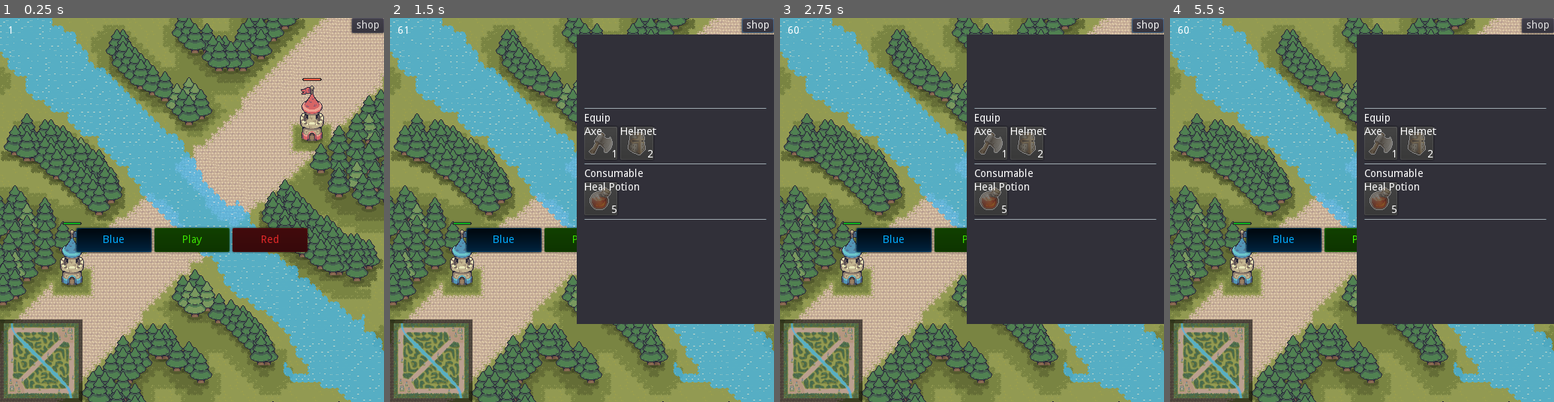
Above: before the commit, frames 1-4 (left to right).
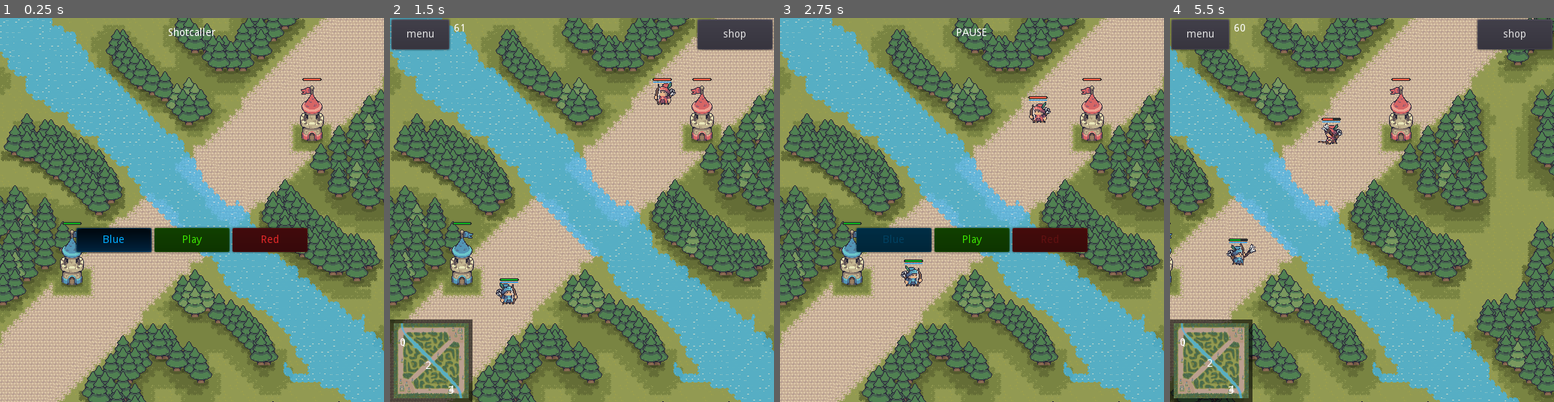
Above: after the commit, the same moments.

Repository: spicylobstergames/shotcaller-godot
Game: Godot game, scene res://TestScene.tscn
The game is run twice, just before and just after one commit, with the same random seed, the same clock (stepped at 60 frames per second) and the same inputs.
Inputs (mouse positions are in pixels of both pictures, inside the frame that each line leads up to):
- Up to frame 1 (0.25 s): no input
- Up to frame 2 (1.5 s): click (758, 25) at 0.5 s, where only the run before the commit has a clickable "shop"; click "Play" at 1.25 s
- Up to frame 3 (2.75 s): click (810, 33) at 2 s, where only the run after the commit has a clickable "menu"
- Up to frame 4 (5.5 s): click "Play" at 2.75 s; click (1285, 240) at 3.5 s, where only the run before the commit has a clickable "Blue"; click (1438, 240) at 4.25 s, where only the run before the commit has a clickable "Red"; tap Enter at 5 s; move the mouse to (1446, 190) at 5.02 s; hold Right from 5.03 s (still down); hold Right mouse button (give_target) from 5.03 s (still down); click (1446, 190) at 5.17 s

The runs differ from the first frame. In frame 1, 4.7% of the frame differs, in the area x 0-100%, y 0-100%; in frame 2, 40%; in frame 3, 42%; in frame 4, 87%.

Commit message:
menu bt, pause, shop to GUI, name in statsWindow

Diff:
--- a/Prototype/Autoloads/Leaders.gd
+++ b/Prototype/Autoloads/Leaders.gd
@@ -45,7 +45,7 @@
 			spawn_point.y += randf() - 0.5
 			var battlefield = parent_node.get_node("BattleField")
 			Units.call("spawn_one", team, leader_group, battlefield, spawn_point)
-			parent_node.get_node("Menu/LeadersInventories").add_inventory(leader)
-			parent_node.get_node("Menu/Shop").add_delivery(leader)
+			parent_node.get_node("GUI/Shop/LeadersInventories").add_inventory(leader)
+			parent_node.get_node("GUI/Shop/ShopWindow").add_delivery(leader)
 
 	self.emit_signal("leaders_spawned")
--- a/Prototype/Character/Child/Creep/MeleeCreep/MeleeCreep.tscn
+++ b/Prototype/Character/Child/Creep/MeleeCreep/MeleeCreep.tscn
@@ -926,6 +926,22 @@
 "values": [ Color( 1, 1, 1, 1 ) ]
 }
 
+[sub_resource type="AtlasTexture" id=15]
+atlas = ExtResource( 3 )
+region = Rect2( 0, 0, 24, 24 )
+
+[sub_resource type="AtlasTexture" id=24]
+atlas = ExtResource( 4 )
+region = Rect2( 0, 0, 24, 24 )
+
+[sub_resource type="AtlasTexture" id=38]
+atlas = ExtResource( 3 )
+region = Rect2( 48, 0, 24, 24 )
+
+[sub_resource type="AtlasTexture" id=26]
+atlas = ExtResource( 4 )
+region = Rect2( 48, 0, 24, 24 )
+
 [sub_resource type="AtlasTexture" id=16]
 atlas = ExtResource( 3 )
 region = Rect2( 72, 0, 24, 24 )
@@ -934,29 +950,8 @@
 atlas = ExtResource( 4 )
 region = Rect2( 72, 0, 24, 24 )
 
-[sub_resource type="AtlasTexture" id=15]
-atlas = ExtResource( 3 )
-region = Rect2( 0, 0, 24, 24 )
-
-[sub_resource type="AtlasTexture" id=24]
-atlas = ExtResource( 4 )
-region = Rect2( 0, 0, 24, 24 )
-
-[sub_resource type="AtlasTexture" id=38]
-atlas = ExtResource( 3 )
-region = Rect2( 48, 0, 24, 24 )
-
-[sub_resource type="AtlasTexture" id=26]
-atlas = ExtResource( 4 )
-region = Rect2( 48, 0, 24, 24 )
-
 [sub_resource type="SpriteFrames" id=18]
 animations = [ {
-"frames": [ SubResource( 16 ), SubResource( 25 ) ],
-"loop": false,
-"name": "Walk",
-"speed": 5.0
-}, {
 "frames": [ SubResource( 15 ), SubResource( 24 ) ],
 "loop": false,
 "name": "Attack",
@@ -966,6 +961,11 @@
 "loop": false,
 "name": "Idle",
 "speed": 5.0
+}, {
+"frames": [ SubResource( 16 ), SubResource( 25 ) ],
+"loop": false,
+"name": "Walk",
+"speed": 5.0
 } ]
 
 [sub_resource type="AtlasTexture" id=28]
--- a/Prototype/GUI/Minimap/Minimap.gd
+++ b/Prototype/GUI/Minimap/Minimap.gd
@@ -11,7 +11,7 @@
 		var leader = Leaders.current_leaders[i]
 		var number = Label.new()
 		number.text = str(i)
-		number.set_global_position(leader.global_position/20)
+		if is_instance_valid(leader): number.set_global_position(leader.global_position/20)
 		$ViewportContainer/Viewport.add_child(number)
 		_numbers.append(number)
 
@@ -21,5 +21,5 @@
 			var leader = Leaders.current_leaders[i]
 			var number = _numbers[i]
 			if is_instance_valid(leader):
-				number.set_global_position(leader.global_position/20)
+				number.set_global_position((leader.global_position/17) - Vector2(5,10))
 			else: number.hide()
--- a/Prototype/GUI/Minimap/Minimap.tscn
+++ b/Prototype/GUI/Minimap/Minimap.tscn
@@ -4,6 +4,7 @@
 [ext_resource path="res://GUI/Minimap/Minimap.gd" type="Script" id=2]
 
 [node name="Minimap" type="Node2D"]
+position = Vector2( -5, -5 )
 script = ExtResource( 2 )
 
 [node name="Polygon2D" type="Polygon2D" parent="."]
--- a/Prototype/GUI/Play.gd
+++ b/Prototype/GUI/Play.gd
@@ -1,6 +1,7 @@
 extends Button
 
 func _on_Play_pressed() -> void:
-	if not Game.is_playing:
-		Game.emit_signal("playing")
-		disabled = true
+	Game.emit_signal("playing")
+	get_node("../BlueButton").disabled = true
+	get_node("../RedButton").disabled = true
+	#disabled = true
--- a/Prototype/GUI/StatsWindow/StatsWindow.gd
+++ b/Prototype/GUI/StatsWindow/StatsWindow.gd
@@ -4,7 +4,9 @@
 func update_window(unit):
 	if unit:
 		show()
-		var dmg = unit.get_node("Attributes").stats.damage
+		var name = unit.name
+		get_node("NameLabel").text = name
+		var dmg = unit.get_node("Attributes").primary.unit_type
 		get_node("DamageValue").text = str(dmg)
 		var ats = unit.get_node("Attributes").stats.attack_speed
 		get_node("AttackSpeedValue").text = str(ats)
@@ -32,7 +34,3 @@
 			get_node("Portrait/AnimatedSprite").scale.x *= -1
 	else:
 		hide()
-		get_node("DamageValue").text = "0"
-		get_node("AttackSpeedValue").text = "0"
-		get_node("MoveSpeedValue").text = "0"
-		get_node("RangeValue").text = "0"
--- a/Prototype/GUI/StatsWindow/StatsWindow.tscn
+++ b/Prototype/GUI/StatsWindow/StatsWindow.tscn
@@ -14,14 +14,23 @@
 script = ExtResource( 1 )
 
 [node name="Polygon2D" type="Polygon2D" parent="."]
-position = Vector2( -127, -9 )
-scale = Vector2( 2.53, 1 )
+position = Vector2( -93, -8 )
+scale = Vector2( 2.23, 1 )
 color = Color( 0, 0, 0, 0.443137 )
 polygon = PoolVector2Array( 0, 0, 100, 0, 100, 100, 0, 100 )
 
+[node name="NameLabel" type="Label" parent="."]
+margin_right = 119.0
+margin_bottom = 14.0
+text = "Name"
+__meta__ = {
+"_edit_use_anchors_": false
+}
+
 [node name="DamageLabel" type="Label" parent="."]
-margin_right = 40.0
-margin_bottom = 14.0
+margin_top = 18.0
+margin_right = 60.0
+margin_bottom = 32.0
 text = "Damage: "
 __meta__ = {
 "_edit_use_anchors_": false
@@ -29,17 +38,18 @@
 
 [node name="DamageValue" type="Label" parent="."]
 margin_left = 61.0
+margin_top = 18.0
 margin_right = 121.0
-margin_bottom = 14.0
+margin_bottom = 32.0
 text = "0"
 __meta__ = {
 "_edit_use_anchors_": false
 }
 
 [node name="AttackSpeedLabel" type="Label" parent="."]
-margin_top = 23.0
-margin_right = 48.0
-margin_bottom = 37.0
+margin_top = 36.0
+margin_right = 91.0
+margin_bottom = 50.0
 text = "Attack Speed: "
 __meta__ = {
 "_edit_use_anchors_": false
@@ -47,18 +57,18 @@
 
 [node name="AttackSpeedValue" type="Label" parent="."]
 margin_left = 92.0
-margin_top = 23.0
+margin_top = 36.0
 margin_right = 152.0
-margin_bottom = 37.0
+margin_bottom = 50.0
 text = "0"
 __meta__ = {
 "_edit_use_anchors_": false
 }
 
 [node name="RangeLabel" type="Label" parent="."]
-margin_top = 47.0
+margin_top = 54.0
 margin_right = 48.0
-margin_bottom = 61.0
+margin_bottom = 68.0
 text = "Range: "
 __meta__ = {
 "_edit_use_anchors_": false
@@ -66,18 +76,18 @@
 
 [node name="RangeValue" type="Label" parent="."]
 margin_left = 49.0
-margin_top = 47.0
+margin_top = 54.0
 margin_right = 109.0
-margin_bottom = 61.0
+margin_bottom = 68.0
 text = "0"
 __meta__ = {
 "_edit_use_anchors_": false
 }
 
 [node name="MoveSpeedLabel" type="Label" parent="."]
-margin_top = 70.0
+margin_top = 72.0
 margin_right = 86.0
-margin_bottom = 84.0
+margin_bottom = 86.0
 text = "Move Speed: "
 __meta__ = {
 "_edit_use_anchors_": false
@@ -85,17 +95,17 @@
 
 [node name="MoveSpeedValue" type="Label" parent="."]
 margin_left = 88.0
-margin_top = 70.0
+margin_top = 72.0
 margin_right = 148.0
-margin_bottom = 84.0
+margin_bottom = 86.0
 text = "0"
 __meta__ = {
 "_edit_use_anchors_": false
 }
 
 [node name="Portrait" type="Control" parent="."]
-margin_left = -101.0
-margin_right = -24.0
+margin_left = -84.0
+margin_right = -7.0
 margin_bottom = 79.0
 rect_clip_content = true
 __meta__ = {
--- a/Prototype/Items/Inventory/InventoryItemButton.gd
+++ b/Prototype/Items/Inventory/InventoryItemButton.gd
@@ -37,12 +37,12 @@
 
 func _item_button_down():
 	var leader = Leaders.selected_leader
-
+	print('ibd')
 	for key in _item_button.item.attributes.keys():
 		leader.attributes.stats[key] += _item_button.item.attributes[key]
 
-	get_node("/root/TestScene/Menu/LeadersInventories").remove_item(leader, index)
+	get_node("/root/TestScene/GUI/LeadersInventories").remove_item(leader, index)
 
 
 func _sell_button_down():
-	get_node("/root/TestScene/Menu/Shop").sell(index)
+	get_node("/root/TestScene/GUI/Shop/ShopWindow").sell(index)
--- a/Prototype/Items/Inventory/LeadersInventories.gd
+++ b/Prototype/Items/Inventory/LeadersInventories.gd
@@ -8,9 +8,9 @@
 var _inventory_preload = preload("res://Items/Inventory/Inventory.tscn")
 var _inventory_item_button_preload = preload("res://Items/Inventory/InventoryItemButton.tscn")
 
-onready var _shop = get_node("../Shop")
-onready var _gold_label = get_node("../VBoxContainer/GoldLabel")
-
+onready var _shop = get_node("../ShopWindow")
+onready var _gold_control = get_node("../GoldControl")
+onready var _gold_label = _gold_control.get_node("GoldLabel")
 
 func _ready():
 	hide()
@@ -82,11 +82,11 @@
 func _process(delta):
 	if Leaders.selected_leader == null:
 		hide()
-		_gold_label.hide()
+		_gold_control.hide()
 		return
 
 	show()
-	_gold_label.show()
+	_gold_control.show()
 
 	var leader_inventory = inventories[Leaders.selected_leader.name]
 
--- a/Prototype/Items/Shop/Shop.gd
+++ b/Prototype/Items/Shop/Shop.gd
@@ -14,11 +14,11 @@
 func _ready():
 	hide()
 	# Test items
-	add_item(Item.new().build("Axe", load("res://Assets/Items/Axe.png"), "Add 5 damage to the leader's attack", 1, Item.ItemType.EQUIP, {}), _equip_items)
-	add_item(Item.new().build("Helmet", load("res://Assets/Items/Helm.png"), "Add 5 defense points to leader stats", 2, Item.ItemType.EQUIP, {"max_health": 10000}), _equip_items)
+	add_item(Item.new().build("Axe", load("res://Assets/Items/Axe.png"), "Add 5 damage to the leader's attack", 10, Item.ItemType.EQUIP, {"damage": 5}), _equip_items)
+	add_item(Item.new().build("Helmet", load("res://Assets/Items/Helm.png"), "Add 5 defense points to leader stats", 25, Item.ItemType.EQUIP, {"max_health": 10000}), _equip_items)
 	add_item(Item.new().build("Heal Potion", load("res://Assets/Items/Red Potion 3.png"), "Restore 50 HP", 5, Item.ItemType.CONSUMABLE, {"health": 100}), _consumable_items)
 
-	get_node("../VBoxContainer/ShopButton").connect("button_down", self, "_shop_button_down")
+	get_node("/root/TestScene/GUI/Shop/ShopButton").connect("button_down", self, "_shop_button_down")
 
 
 func add_delivery(leader):
--- a/Prototype/Items/Shop/ShopItemButton.gd
+++ b/Prototype/Items/Shop/ShopItemButton.gd
@@ -4,7 +4,7 @@
 onready var _item_button = $ItemButton
 onready var _name_label = _item_button.get_node("Name")
 onready var _price_label = _item_button.get_node("Price")
-onready var _shop = get_node("/root/TestScene/Menu/Shop")
+onready var _shop = get_node("/root/TestScene/GUI/Shop/ShopWindow")
 
 
 func setup(item):
--- a/Prototype/TestScene.gd
+++ b/Prototype/TestScene.gd
@@ -1,26 +1,72 @@
 extends Node2D
+
+var _game_start:bool = true
+
+var _stats_state:bool
+
 
 func _ready() -> void:
 	Game.connect("playing", self, "_on_Game_playing")
 
 
 func _process(delta: float) -> void:
-	$Menu/FPS.set_text((str(Engine.get_frames_per_second())))
+	$GUI/FPS.set_text((str(Engine.get_frames_per_second())))
 
 
 func _on_Game_playing() -> void:
 	if not Game.is_playing:
 
-		$Menu/HBoxContainer.hide()
+		_show_GUI()
+		_hide_Menu()
 
-		Units.call_deferred("try_spawn_creep_wave", $BattleField)
-		$CreepRespawnTimer.start(Game.creep_respawn_time)
+		if _game_start:
 
-		Leaders.call_deferred("spawn_leaders", self)
+			Units.call_deferred("try_spawn_creep_wave", $BattleField)
+			$CreepRespawnTimer.start(Game.creep_respawn_time)
+
+			Leaders.call_deferred("spawn_leaders", self)
+
+			_game_start = false
 
 		Game.is_playing = true
+		get_tree().paused = false
+
 
 
 func _on_CreepRespawnTimer_timeout() -> void:
 	Units.call_deferred("try_spawn_creep_wave", $BattleField)
 	#print("Spawn Creep")
+
+
+func _on_MenuButton_pressed():
+	_hide_GUI()
+	$Menu/Label.text = 'PAUSE'
+	_show_Menu()
+	Game.is_playing = false
+	get_tree().paused = true
+
+
+func _hide_GUI():
+	$GUI/FPS.hide()
+	_stats_state = $GUI/StatsWindow.visible
+	$GUI/StatsWindow.hide()
+	$GUI/Minimap.hide()
+	$GUI/Shop.hide()
+	$GUI/MenuButton.hide()
+
+func _show_GUI():
+	$GUI/FPS.show()
+	$GUI/StatsWindow.visible = _stats_state
+	$GUI/Minimap.show()
+	$GUI/Shop.show()
+	$GUI/MenuButton.show()
+
+
+
+func _hide_Menu():
+	$Menu/HBoxContainer.hide()
+	$Menu/Label.hide()
+
+func _show_Menu():
+	$Menu/HBoxContainer.show()
+	$Menu/Label.show()
--- a/Prototype/TestScene.tscn
+++ b/Prototype/TestScene.tscn
@@ -47,10 +47,12 @@
 text = "Blue"
 
 [node name="Play" parent="Menu/HBoxContainer" instance=ExtResource( 9 )]
+pause_mode = 2
 modulate = Color( 0.258824, 1, 0, 1 )
 margin_left = 206.0
 margin_right = 306.0
 margin_bottom = 32.0
+toggle_mode = false
 group = SubResource( 3 )
 text = "Play"
 
@@ -63,26 +65,16 @@
 group = SubResource( 2 )
 team = 3
 
-[node name="FPS" type="Label" parent="Menu"]
-margin_left = 10.0
-margin_top = 10.0
-margin_right = 68.0
-margin_bottom = 36.0
-__meta__ = {
-"_edit_use_anchors_": false
-}
-
 [node name="Label" type="Label" parent="Menu"]
-visible = false
 anchor_top = 0.5
 anchor_right = 1.0
 anchor_bottom = 0.5
-margin_left = 113.0
-margin_top = -246.0
-margin_right = -113.0
-margin_bottom = -232.0
-size_flags_horizontal = 3
-text = "18 seconds for creep respawn"
+margin_left = 205.0
+margin_top = -243.0
+margin_right = -206.0
+margin_bottom = -229.0
+size_flags_horizontal = 3
+text = "Shotcaller"
 align = 1
 __meta__ = {
 "_edit_use_anchors_": false
@@ -94,20 +86,49 @@
 margin_right = -104.0
 margin_bottom = -262.0
 
-[node name="Shop" type="Panel" parent="Menu"]
+[node name="GUI" type="CanvasLayer" parent="."]
+
+[node name="FPS" type="Label" parent="GUI"]
+visible = false
+margin_left = 85.0
+margin_top = 7.0
+margin_right = 143.0
+margin_bottom = 33.0
+__meta__ = {
+"_edit_use_anchors_": false
+}
+
+[node name="StatsWindow" parent="GUI" instance=ExtResource( 10 )]
+visible = false
+position = Vector2( 203, 421 )
+
+[node name="Minimap" parent="GUI" instance=ExtResource( 11 )]
+visible = false
+position = Vector2( 0, 402 )
+
+[node name="Shop" type="Control" parent="GUI"]
+visible = false
+margin_right = 40.0
+margin_bottom = 40.0
+__meta__ = {
+"_edit_use_anchors_": false
+}
+
+[node name="ShopWindow" type="Panel" parent="GUI/Shop"]
 visible = false
 anchor_right = 1.0
 anchor_bottom = 1.0
 margin_left = 249.0
-margin_top = 22.0
-margin_bottom = -104.0
+margin_top = 43.0
+margin_right = 470.0
+margin_bottom = 371.0
 custom_styles/panel = SubResource( 4 )
 script = ExtResource( 7 )
 __meta__ = {
 "_edit_use_anchors_": false
 }
 
-[node name="ScrollContainer" type="ScrollContainer" parent="Menu/Shop"]
+[node name="ScrollContainer" type="ScrollContainer" parent="GUI/Shop/ShopWindow"]
 anchor_right = 1.0
 anchor_bottom = 1.0
 margin_left = 10.0
@@ -118,97 +139,124 @@
 "_edit_use_anchors_": false
 }
 
-[node name="VBoxContainer" type="VBoxContainer" parent="Menu/Shop/ScrollContainer"]
-margin_right = 243.0
-margin_bottom = 326.0
+[node name="VBoxContainer" type="VBoxContainer" parent="GUI/Shop/ShopWindow/ScrollContainer"]
+margin_right = 241.0
+margin_bottom = 308.0
 size_flags_horizontal = 3
 size_flags_vertical = 3
 alignment = 1
 
-[node name="HSeparator" type="HSeparator" parent="Menu/Shop/ScrollContainer/VBoxContainer"]
-margin_top = 131.0
-margin_right = 243.0
-margin_bottom = 135.0
-
-[node name="Label" type="Label" parent="Menu/Shop/ScrollContainer/VBoxContainer"]
-margin_top = 139.0
-margin_right = 243.0
-margin_bottom = 153.0
+[node name="HSeparator" type="HSeparator" parent="GUI/Shop/ShopWindow/ScrollContainer/VBoxContainer"]
+margin_top = 122.0
+margin_right = 241.0
+margin_bottom = 126.0
+
+[node name="Label" type="Label" parent="GUI/Shop/ShopWindow/ScrollContainer/VBoxContainer"]
+margin_top = 130.0
+margin_right = 241.0
+margin_bottom = 144.0
 text = "Equip"
 
-[node name="EquipItems" type="HBoxContainer" parent="Menu/Shop/ScrollContainer/VBoxContainer"]
-margin_top = 157.0
-margin_right = 243.0
-margin_bottom = 157.0
-size_flags_horizontal = 3
-
-[node name="HSeparator2" type="HSeparator" parent="Menu/Shop/ScrollContainer/VBoxContainer"]
-margin_top = 161.0
-margin_right = 243.0
-margin_bottom = 165.0
-
-[node name="Label2" type="Label" parent="Menu/Shop/ScrollContainer/VBoxContainer"]
-margin_top = 169.0
-margin_right = 243.0
-margin_bottom = 183.0
+[node name="EquipItems" type="HBoxContainer" parent="GUI/Shop/ShopWindow/ScrollContainer/VBoxContainer"]
+margin_top = 148.0
+margin_right = 241.0
+margin_bottom = 148.0
+size_flags_horizontal = 3
+
+[node name="HSeparator2" type="HSeparator" parent="GUI/Shop/ShopWindow/ScrollContainer/VBoxContainer"]
+margin_top = 152.0
+margin_right = 241.0
+margin_bottom = 156.0
+
+[node name="Label2" type="Label" parent="GUI/Shop/ShopWindow/ScrollContainer/VBoxContainer"]
+margin_top = 160.0
+margin_right = 241.0
+margin_bottom = 174.0
 text = "Consumable"
 
-[node name="ConsumableItems" type="HBoxContainer" parent="Menu/Shop/ScrollContainer/VBoxContainer"]
-margin_top = 187.0
-margin_right = 243.0
-margin_bottom = 187.0
-size_flags_horizontal = 3
-
-[node name="HSeparator3" type="HSeparator" parent="Menu/Shop/ScrollContainer/VBoxContainer"]
-margin_top = 191.0
-margin_right = 243.0
-margin_bottom = 195.0
-
-[node name="LeadersInventories" type="HBoxContainer" parent="Menu"]
+[node name="ConsumableItems" type="HBoxContainer" parent="GUI/Shop/ShopWindow/ScrollContainer/VBoxContainer"]
+margin_top = 178.0
+margin_right = 241.0
+margin_bottom = 178.0
+size_flags_horizontal = 3
+
+[node name="HSeparator3" type="HSeparator" parent="GUI/Shop/ShopWindow/ScrollContainer/VBoxContainer"]
+margin_top = 182.0
+margin_right = 241.0
+margin_bottom = 186.0
+
+[node name="LeadersInventories" type="HBoxContainer" parent="GUI/Shop"]
 anchor_top = 1.0
 anchor_bottom = 1.0
-margin_top = -44.0
-margin_right = 512.0
+margin_left = 352.0
+margin_top = 420.0
+margin_right = 495.0
+margin_bottom = 464.0
 size_flags_vertical = 8
 script = ExtResource( 5 )
 __meta__ = {
 "_edit_use_anchors_": false
 }
 
-[node name="VBoxContainer" type="VBoxContainer" parent="Menu"]
-anchor_left = 1.0
-anchor_right = 1.0
-margin_left = -43.0
-margin_bottom = 40.0
-
-[node name="ShopButton" type="Button" parent="Menu/VBoxContainer"]
-margin_right = 43.0
-margin_bottom = 20.0
-rect_min_size = Vector2( 0, 20 )
+[node name="ShopButton" type="Button" parent="GUI/Shop"]
+margin_left = 410.0
+margin_top = 2.0
+margin_right = 510.0
+margin_bottom = 42.0
 size_flags_horizontal = 11
 text = "shop"
 __meta__ = {
 "_edit_use_anchors_": false
 }
 
-[node name="GoldLabel" type="Label" parent="Menu/VBoxContainer"]
-margin_top = 24.0
-margin_right = 43.0
-margin_bottom = 38.0
+[node name="GoldControl" type="Control" parent="GUI/Shop"]
+margin_right = 40.0
+margin_bottom = 40.0
+__meta__ = {
+"_edit_use_anchors_": false
+}
+
+[node name="GoldLabel" type="Label" parent="GUI/Shop/GoldControl"]
+anchor_left = -3.7
+anchor_right = -3.7
+margin_left = 504.0
+margin_top = 13.0
+margin_right = 544.0
+margin_bottom = 27.0
 custom_colors/font_color = Color( 0.94902, 0.772549, 0.0705882, 1 )
 custom_colors/font_color_shadow = Color( 0, 0, 0, 1 )
 custom_constants/shadow_as_outline = 1
 text = "1"
+__meta__ = {
+"_edit_use_anchors_": false
+}
+
+[node name="GoldLabel2" type="Label" parent="GUI/Shop/GoldControl"]
+anchor_left = -3.95
+anchor_right = -3.95
+margin_left = 504.0
+margin_top = 13.0
+margin_right = 512.0
+margin_bottom = 27.0
+custom_colors/font_color = Color( 0.94902, 0.772549, 0.0705882, 1 )
+custom_colors/font_color_shadow = Color( 0, 0, 0, 1 )
+custom_constants/shadow_as_outline = 1
+text = "$"
 align = 2
-
-[node name="GUI" type="CanvasLayer" parent="."]
-
-[node name="StatsWindow" parent="GUI" instance=ExtResource( 10 )]
-visible = false
-position = Vector2( 259, 421 )
-
-[node name="Minimap" parent="GUI" instance=ExtResource( 11 )]
-position = Vector2( 0, 402 )
+__meta__ = {
+"_edit_use_anchors_": false
+}
+
+[node name="MenuButton" type="Button" parent="GUI"]
+visible = false
+margin_left = 2.0
+margin_top = 2.0
+margin_right = 79.0
+margin_bottom = 42.0
+text = "menu"
+__meta__ = {
+"_edit_use_anchors_": false
+}
 
 [node name="CreepRespawnTimer" type="Timer" parent="."]
 
@@ -227,4 +275,12 @@
 
 [node name="BattleField" parent="." instance=ExtResource( 3 )]
 
+[node name="Control" type="Control" parent="."]
+margin_right = 40.0
+margin_bottom = 40.0
+__meta__ = {
+"_edit_use_anchors_": false
+}
+
+[connection signal="pressed" from="GUI/MenuButton" to="." method="_on_MenuButton_pressed"]
 [connection signal="timeout" from="CreepRespawnTimer" to="." method="_on_CreepRespawnTimer_timeout"]
